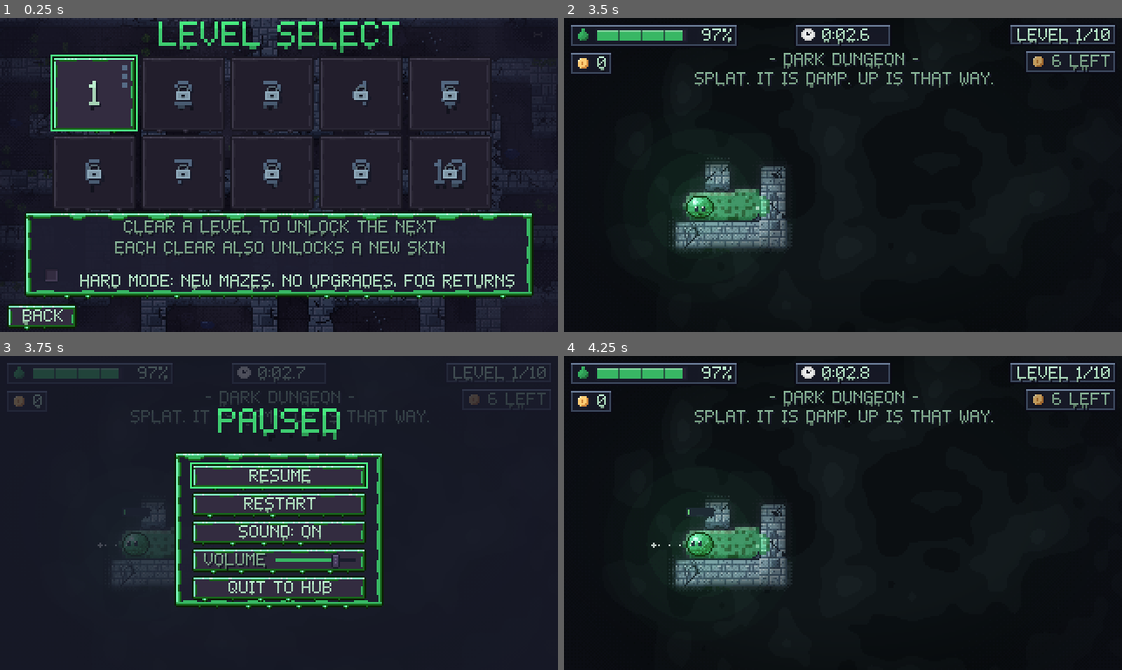
Above: before the commit, frames 1-4 (two rows, left to right).
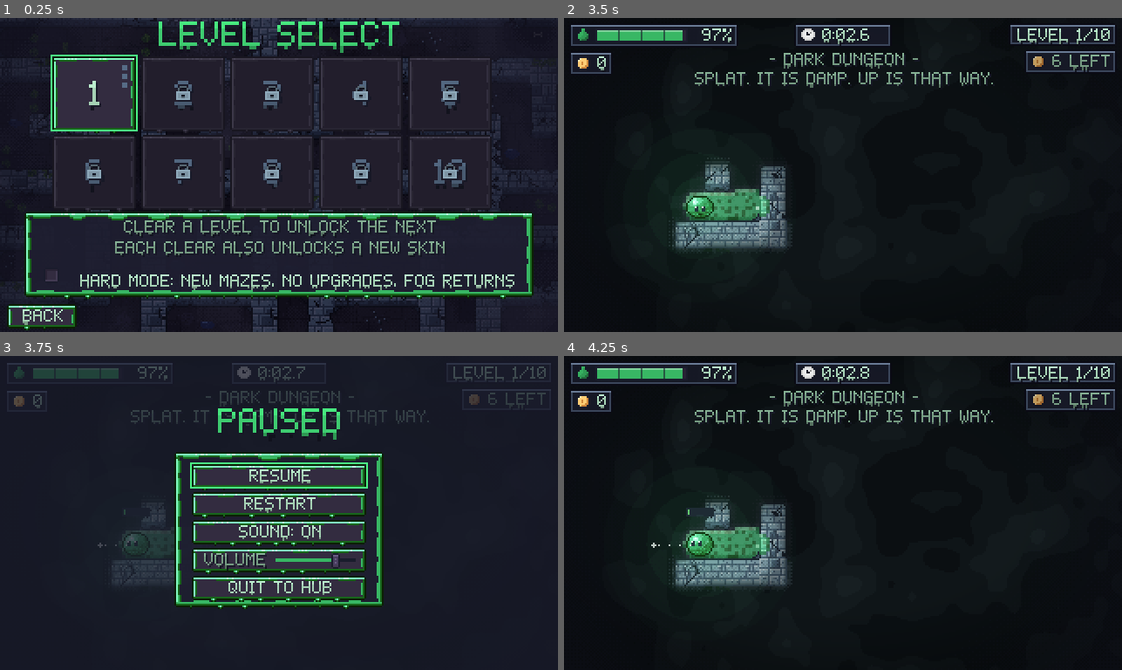
Above: after the commit, the same moments.

Repository: AveryBlue-GD/slime-time
Game: Godot game, scene res://scenes/level_select.tscn
Two runs of this game, one before a commit and one after it. Both use one fixed random seed, a clock stepped at 60 frames per second and the inputs below. This scene is started directly instead of the project's main scene.
Inputs (mouse positions are in pixels of both pictures, inside the frame that each line leads up to):
- Up to frame 1 (0.25 s): no input
- Up to frame 2 (3.5 s): tap Enter (ui_accept) at 0.5 s; move the mouse to (965, 159) at 0.52 s; hold D (move_right) 0.53-1.25 s; hold Space (jump) 0.53-1.25 s; tap Tab at 0.6 s; click (965, 159) at 0.67 s; drag from (731, 190) to (815, 237) at 1.27 s; move the mouse to (898, 105) at 2.02 s; hold D (move_right) 2.03-2.75 s; hold Space (jump) 2.03-2.75 s; tap F (interact) at 2.1 s; click (898, 105) at 2.17 s; drag from (815, 237) to (675, 127) at 2.77 s
- Up to frame 3 (3.75 s): move the mouse to (446, 560) at 3.52 s; hold A (move_left) from 3.53 s (still down); hold Space (jump) from 3.53 s (still down); tap P at 3.6 s; click (446, 560) at 3.67 s
- Up to frame 4 (4.25 s): keep holding A (move_left); keep holding Space (jump); tap Escape (menu) at 4.15 s

Frames 1-2 are identical in both runs. In frame 3, 1.4% of the frame differs, in the area x 31-69%, y 31-81%; in frame 4, nothing differs.

Commit message:
Level select: HEAT button and panel, flame badges on hard tiles
Co-Authored-By: Claude Opus 5.5 <noreply@anthropic.com>

Diff:
--- /dev/null
+++ b/scripts/ui/heat_panel.gd
@@ -0,0 +1,168 @@
+class_name HeatPanel
+extends Control
+
+## The level select's HEAT panel (hard mode, upgrades v2 batch 4; Heat): six modifier toggles in a
+## 3 x 2 grid (a code-drawn icon, the short name and its heat as a flame and +N), the running total
+## (HEAT n/10) at the top, a line about the focused modifier and DONE. A toggle saves at once
+## (Progress.set_heat_mods). BRITTLE is greyed out while GROUNDED is on (switching GROUNDED on drops
+## it). Opened over the screen with the rest of it focus-locked (UIKit.lock_focus); DONE, Esc or
+## a click outside the panel close it and give the focus back to the HEAT button.
+
+signal closed
+
+const RECT := Rect2(22, 20, 276, 142)
+const TOGGLE := Vector2i(84, 34)
+const GAP := 4
+const GRID_Y := 38
+const ABOUT_Y := 118
+const DONE_Y := 136
+const ICON_SCALE := 2
+const OFF_TINT := Color(0.55, 0.55, 0.62)
+const HEAT_TINT := Color8(255, 170, 90)
+const DEFAULT_ABOUT := "WORKS ON LEVELS ALREADY BEATEN ON HARD"
+
+var toggles := {}
+var title: Label
+var title_flame: TextureRect
+var about: Label
+var done_button: Button
+var _saved_focus := {}
+var _return_focus: Control
+
+
+func _ready() -> void:
+	set_anchors_and_offsets_preset(Control.PRESET_FULL_RECT)
+	mouse_filter = Control.MOUSE_FILTER_STOP  # the screen under it takes no clicks
+	visible = false
+	var shade := ColorRect.new()
+	shade.color = Color(UIKit.BG, 0.6)
+	shade.set_anchors_and_offsets_preset(Control.PRESET_FULL_RECT)
+	shade.mouse_filter = Control.MOUSE_FILTER_IGNORE
+	add_child(shade)
+	UIKit.add_panel(self, RECT)
+
+	title_flame = Heat.make_rect(Heat.flame(0))
+	add_child(title_flame)
+	title = UIKit.make_label("", 8, UIKit.GOLD)
+	title.horizontal_alignment = HORIZONTAL_ALIGNMENT_CENTER
+	title.clip_text = true
+	title.position = Vector2(RECT.position.x, RECT.position.y + 7)
+	title.size = Vector2(RECT.size.x, 9)
+	add_child(title)
+
+	var left := RECT.position.x + floorf((RECT.size.x - (TOGGLE.x * 3 + GAP * 2)) / 2.0)
+	for i in Heat.IDS.size():
+		var id: String = Heat.IDS[i]
+		var button := _make_toggle(id)
+		button.position = Vector2(left + (i % 3) * (TOGGLE.x + GAP), GRID_Y + (i / 3) * (TOGGLE.y + GAP))
+		add_child(button)
+		toggles[id] = button
+
+	about = UIKit.make_label(DEFAULT_ABOUT, 8, UIKit.TEXT_DIM)
+	about.horizontal_alignment = HORIZONTAL_ALIGNMENT_CENTER
+	about.clip_text = true  # (keeps the label at the panel's width: the text centers on the panel)
+	about.position = Vector2(RECT.position.x, ABOUT_Y)
+	about.size = Vector2(RECT.size.x, 9)
+	add_child(about)
+
+	done_button = UIKit.make_button("DONE", close, Vector2(50, 13))
+	done_button.position = Vector2(roundf(RECT.get_center().x - 25.0), DONE_Y)
+	done_button.focus_entered.connect(func() -> void: about.text = DEFAULT_ABOUT)
+	add_child(done_button)
+	refresh()
+
+
+## A modifier's toggle: its icon at 2x on the left, the name, and its heat (a flame + "+N") under it.
+func _make_toggle(id: String) -> Button:
+	var button := UIKit.make_button("", func() -> void: _flip(id), Vector2(TOGGLE))
+	button.name = "Toggle_" + id
+	button.size = Vector2(TOGGLE)
+	var icon := Heat.make_rect(Heat.icon(id))
+	icon.name = "Icon"
+	icon.scale = Vector2(ICON_SCALE, ICON_SCALE)
+	icon.position = Vector2(5, 8)
+	button.add_child(icon)
+	var name_label := UIKit.make_label(Heat.NAMES[id], 8, UIKit.TEXT)
+	name_label.name = "Name"
+	name_label.position = Vector2(26, 7)
+	button.add_child(name_label)
+	var flame := Heat.make_rect(Heat.flame(Economy.HEAT_TIERS[0]))
+	flame.name = "Flame"
+	flame.position = Vector2(26, 19)
+	button.add_child(flame)
+	var points := UIKit.make_label("+%d" % Heat.heat_of(id), 8, HEAT_TINT)
+	points.name = "Points"
+	points.position = Vector2(35, 20)
+	button.add_child(points)
+	var check := UIKit.make_icon("check", UIKit.GOLD)
+	check.name = "Check"
+	check.position = Vector2(TOGGLE.x - 13, TOGGLE.y - 13)
+	button.add_child(check)
+	button.focus_entered.connect(func() -> void: about.text = Heat.ABOUT[id])
+	button.mouse_entered.connect(func() -> void: about.text = Heat.ABOUT[id])
+	return button
+
+
+func _flip(id: String) -> void:
+	var mask: int = Progress.heat_mods
+	if Heat.blocked(mask, id):
+		return
+	Progress.set_heat_mods(Heat.toggle(mask, id))
+	about.text = Heat.ABOUT[id]
+	refresh()
+
+
+## Redraws every toggle from Progress.heat_mods (on: full color + a check; off: greyed; BRITTLE
+## disabled while GROUNDED is on) and the total.
+func refresh() -> void:
+	var mask: int = Progress.heat_mods
+	for id: String in toggles:
+		var button: Button = toggles[id]
+		var on := Heat.has(mask, id)
+		button.disabled = Heat.blocked(mask, id)
+		button.get_node("Check").visible = on
+		var tint := Color.WHITE if on else OFF_TINT
+		if button.disabled:
+			tint = Color(OFF_TINT, 0.45)
+		button.get_node("Icon").modulate = tint
+		button.get_node("Flame").modulate = tint
+		button.get_node("Name").modulate = tint
+		button.get_node("Points").modulate = tint
+	var heat := Heat.points(mask)
+	title.text = "HEAT %d/%d" % [heat, Economy.HEAT_MAX]
+	title_flame.texture = Heat.flame(heat)
+	var width: float = title.get_theme_font("font").get_string_size(title.text, HORIZONTAL_ALIGNMENT_LEFT, -1, 8).x
+	title_flame.position = Vector2(roundf(RECT.get_center().x - width / 2.0) - 11, RECT.position.y + 6)
+
+
+## Opens the panel over `screen` (its other controls stop taking focus); `return_to` gets the focus
+## back on close.
+func open(screen: Control, return_to: Control) -> void:
+	_return_focus = return_to
+	refresh()
+	visible = true
+	_saved_focus = UIKit.lock_focus(screen, self)
+	toggles[Heat.IDS[0]].grab_focus()
+
+
+func close() -> void:
+	if not visible:
+		return
+	visible = false
+	UIKit.unlock_focus(_saved_focus)
+	if is_instance_valid(_return_focus) and _return_focus.is_visible_in_tree():
+		_return_focus.grab_focus()
+	closed.emit()
+
+
+func _gui_input(event: InputEvent) -> void:
+	# A click or tap outside the panel closes it.
+	if event is InputEventMouseButton and event.pressed and not RECT.has_point(event.position):
+		accept_event()
+		close()
+
+
+func _unhandled_input(event: InputEvent) -> void:
+	if visible and (event.is_action_pressed("menu") or event.is_action_pressed("ui_cancel")):
+		get_viewport().set_input_as_handled()
+		close()
--- a/scripts/ui/level_select.gd
+++ b/scripts/ui/level_select.gd
@@ -3,11 +3,17 @@
 ## Grid of the 10 story levels (locked ones can't be picked; cleared ones are marked), plus the
 ## hard mode checkbox: hard mode plays its own mazes on a tight slime budget with no upgrades,
 ## and explored areas that fully dim are swallowed by fog again. Tiles show that mode's records.
+## Hard mode adds HEAT (Heat, upgrades v2 batch 4): a HEAT n button bottom right (mirroring BACK)
+## opens the HeatPanel of six modifier toggles, the info lines name the bounties, and each hard
+## tile shows its best heat tier as a flame at its top left (mirroring the medal pips).
 
 var level_buttons: Array[Button] = []
 var grid: GridContainer
 var skin_text: SkinText
 var hard_mode_box: CheckBox
+var info: Label
+var heat_button: Button
+var heat_panel: HeatPanel
 
 ## 48x42: the 14 px digits are centered (rows 14-27), the 7 px record time sits 3 px under them
 ## (rows 31-37) and 3 px above the frame's bottom edge (row 41); both gaps are 1 px more than the
@@ -17,6 +23,11 @@
 const GRID_GAP := 3
 const STATUS_Y := 31  # top row of the record time / check
 const LOCKED_NUMBER := UIKit.TEXT_OFF  # dimmer than the lock over it
+## The flame badge's top-left corner on a hard tile (7x9; the medal pips mirror it at the top right).
+const FLAME_POS := Vector2(5, 5)
+const INFO_NORMAL := "CLEAR A LEVEL TO UNLOCK THE NEXT\nEACH CLEAR ALSO UNLOCKS A NEW SKIN"
+const INFO_HARD := "HEAT UP LEVELS BEATEN ON HARD\nHEAT 2 4 7 10 PAYS 3 5 7 10 TICKETS ONCE"
+const HEAT_BUTTON_SIZE := Vector2(52, 13)
 
 
 func _ready() -> void:
@@ -32,7 +43,7 @@
 	level_buttons[Progress.current_level - 1].grab_focus()
 
 	UIKit.add_panel(self, Rect2(14, 111, 292, 48))  # wide enough that the checkbox text clears the goo
-	var info := UIKit.make_label("CLEAR A LEVEL TO UNLOCK THE NEXT\nEACH CLEAR ALSO UNLOCKS A NEW SKIN", 8, UIKit.TEXT_DIM)
+	info = UIKit.make_label(INFO_HARD if Progress.hard_mode else INFO_NORMAL, 8, UIKit.TEXT_DIM)
 	info.horizontal_alignment = HORIZONTAL_ALIGNMENT_CENTER
 	add_child(info)
 	info.set_anchors_and_offsets_preset(Control.PRESET_TOP_WIDE)
@@ -45,10 +56,33 @@
 	hard_mode_box.button_pressed = Progress.hard_mode
 	hard_mode_box.toggled.connect(func(on: bool) -> void:
 		Progress.set_hard_mode(on)
-		_fill_grid())  # show that mode's record times
+		_fill_grid()  # show that mode's record times
+		_refresh_heat())
 	hard_mode_box.position = Vector2(25, 143)  # 270 wide, centered
 	add_child(hard_mode_box)
 	UIKit.add_back_button(self)
+	# HEAT (hard mode only): bottom right, mirroring BACK.
+	heat_button = UIKit.make_button("", _open_heat, HEAT_BUTTON_SIZE)
+	heat_button.position = Vector2(320 - 4 - HEAT_BUTTON_SIZE.x, 164)
+	add_child(heat_button)
+	heat_panel = HeatPanel.new()
+	heat_panel.closed.connect(_refresh_heat)
+	add_child(heat_panel)
+	_refresh_heat()
+
+
+## The HEAT button (shown in hard mode: HEAT n, the picked modifiers' total) and the info lines.
+func _refresh_heat() -> void:
+	heat_button.visible = Progress.hard_mode
+	heat_button.text = "HEAT %d" % Heat.points(Progress.heat_mods)
+	info.text = INFO_HARD if Progress.hard_mode else INFO_NORMAL
+	if not Progress.hard_mode and heat_panel.visible:
+		heat_panel.close()
+
+
+func _open_heat() -> void:
+	if Progress.hard_mode and not heat_panel.visible:
+		heat_panel.open(self, heat_button)
 
 
 ## (Re)builds the level tiles.
@@ -84,6 +118,13 @@
 	if locked:
 		button.add_child(_make_lock())
 		return button
+	# Hard mode: the best heat tier this level was cleared at, as a flame at the top left.
+	var heat_tier := Heat.tier_of(Progress.best_heat(level)) if Progress.hard_mode else 0
+	if heat_tier > 0:
+		var flame := Heat.make_rect(Heat.flame(heat_tier))
+		flame.name = "Flame"
+		flame.position = FLAME_POS
+		button.add_child(flame)
 	# Medal pips stacked at the tile's top right: one gold pip per tier won (bronze 1, silver 2,
 	# gold 3) on this mode's best clear, dark for the rest.
 	var tier := Progress.medals_for(level)
@@ -138,4 +179,8 @@
 
 func _unhandled_input(event: InputEvent) -> void:
 	if event.is_action_pressed("menu") or event.is_action_pressed("ui_cancel"):
+		if heat_panel.visible:  # Esc closes the HEAT panel first
+			get_viewport().set_input_as_handled()
+			heat_panel.close()
+			return
 		UIKit.go(get_tree(), UIKit.HUB_SCENE)
Not shown, added: scripts/ui/heat_panel.gd.uid
